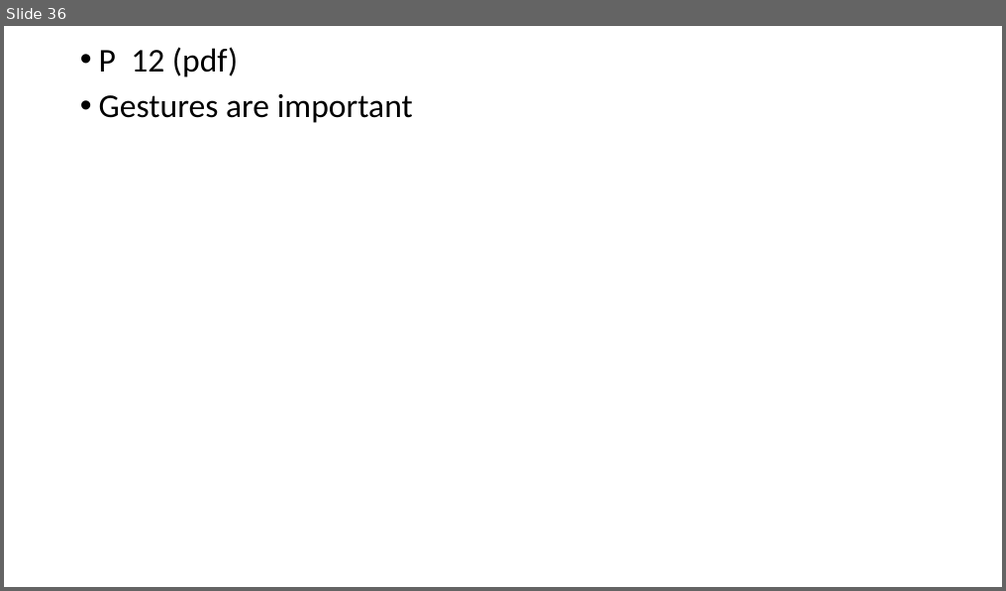
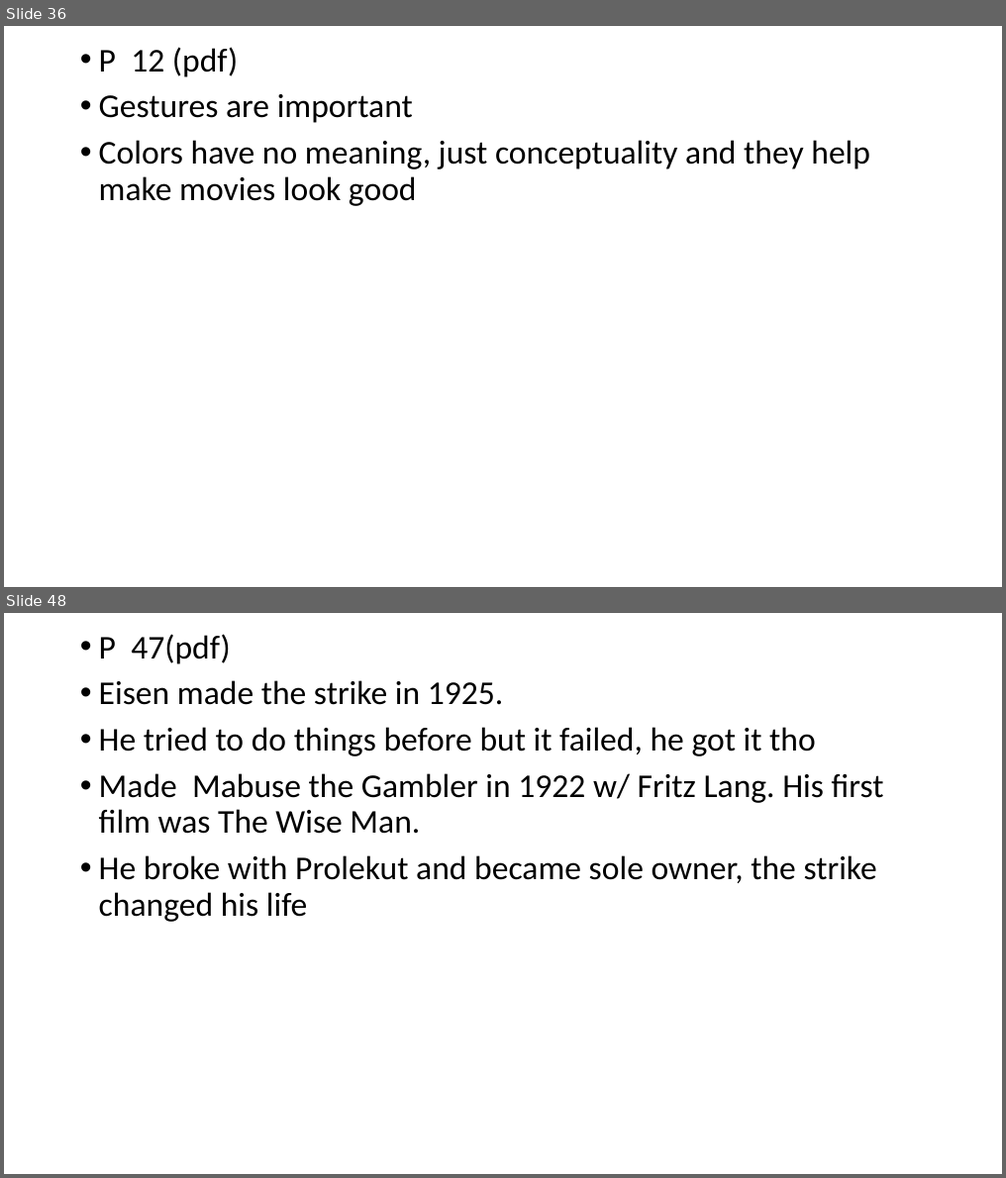
Before and after one commit to MichaelOdumosu57/Spring_2017, a slide deck: Spring 2017 Semester/Music or Arts/ARUS HW/6 ARUS HW/ARUS HW#6 notes.pptx. Shown one above the other, each under a label of ours: slide 36 before the commit, slides 36 and 48 after it; the slides between them are not shown. The pictures are 1006x591 and 1006x1178 pixels, drawn with LibreOffice and Linux fonts; fonts in the diff are those of the drawing. Boxes give left, top, right and bottom in pixels: in the first picture for what was removed or moved away, otherwise in the second. Text is boxed around its words. In the diff, an @@ line names an element or a change of style, - is before the commit and + after.

```diff
--- a/Spring 2017 Semester/Music or Arts/ARUS HW/6 ARUS HW/ARUS HW#6 notes.pptx
+++ b/Spring 2017 Semester/Music or Arts/ARUS HW/6 ARUS HW/ARUS HW#6 notes.pptx
@@ slide 48 added at (4,613,1002,1174), background #FFFFFF @@
@@ text added at (99,634,884,922), 32 pt, text #000000 @@
+• P 47(pdf)
+• Eisen made the strike in 1925.
+• He tried to do things before but it failed, he got it tho
+• Made Mabuse the Gambler in 1922 w/ Fritz Lang. His first film was The Wise Man.
+• He broke with Prolekut and became sole owner, the strike changed his life
@@ slide 36 changed as well @@
@@ text at (99,140,870,206): paragraph added @@
+• Colors have no meaning, just conceptuality and they help make movies look good
```
Also in this commit, not shown: 1 other slide changed, 18 other slides added, 17 other files.
